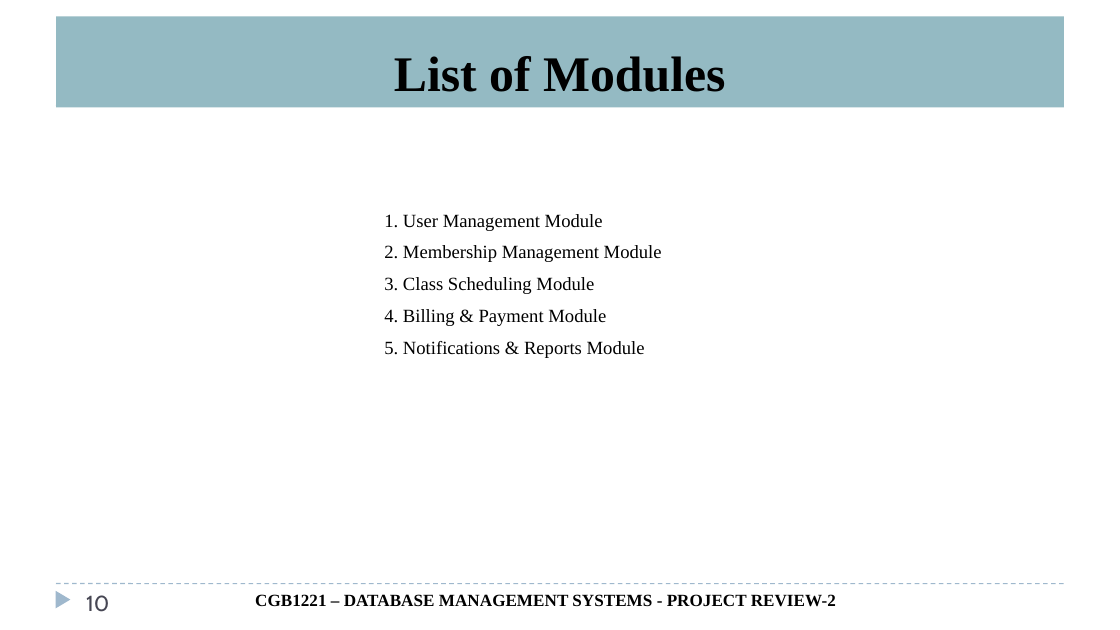
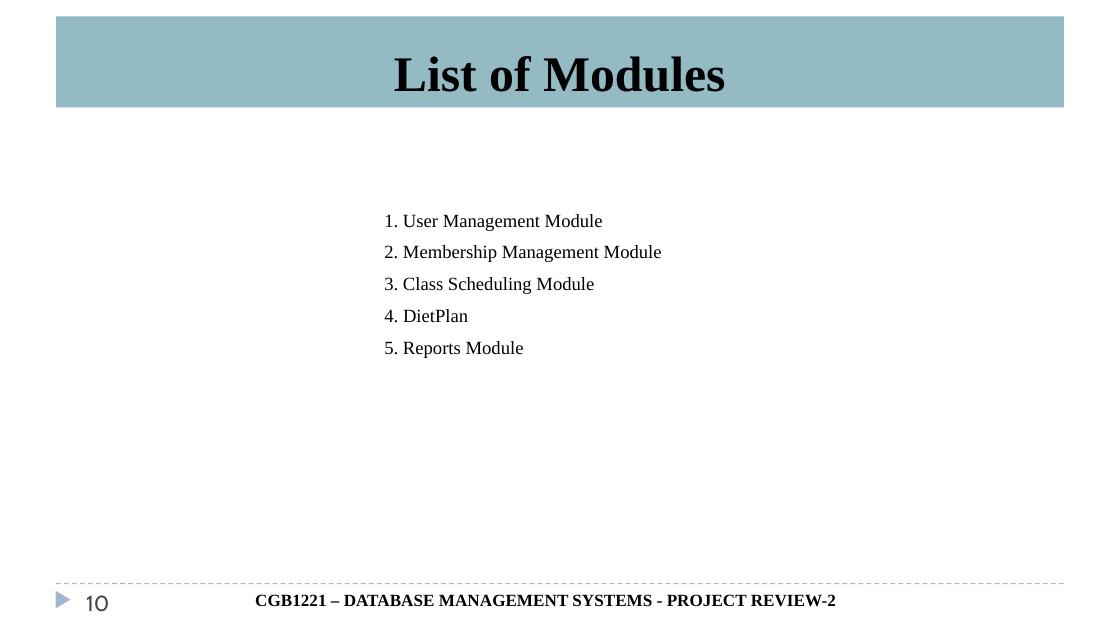
Before and after one commit to ABIMADHAN/Gym-DBMS, a slide deck: slide 10 of 927623bcs054-MADHAN G.pptx. Drawn at 1120x630 pixels with LibreOffice and Linux fonts; fonts in the diff are those of the drawing; background and template pictures are left out. Boxes give left, top, right and bottom in pixels: in the first picture for what was removed or moved away, otherwise in the second. Text is boxed around its words. In the diff, an @@ line names an element or a change of style, - is before the commit and + after.

```diff
--- a/927623bcs054-MADHAN G.pptx
+++ b/927623bcs054-MADHAN G.pptx
@@ text at (x1=384, y1=309, x2=524, y2=358): text changed @@
-4. Billing & Payment Module
-5. Notifications & Reports Module
+4. DietPlan
+5. Reports Module
```
Also in this commit, not shown: 2 other slides changed, 4 other files.
